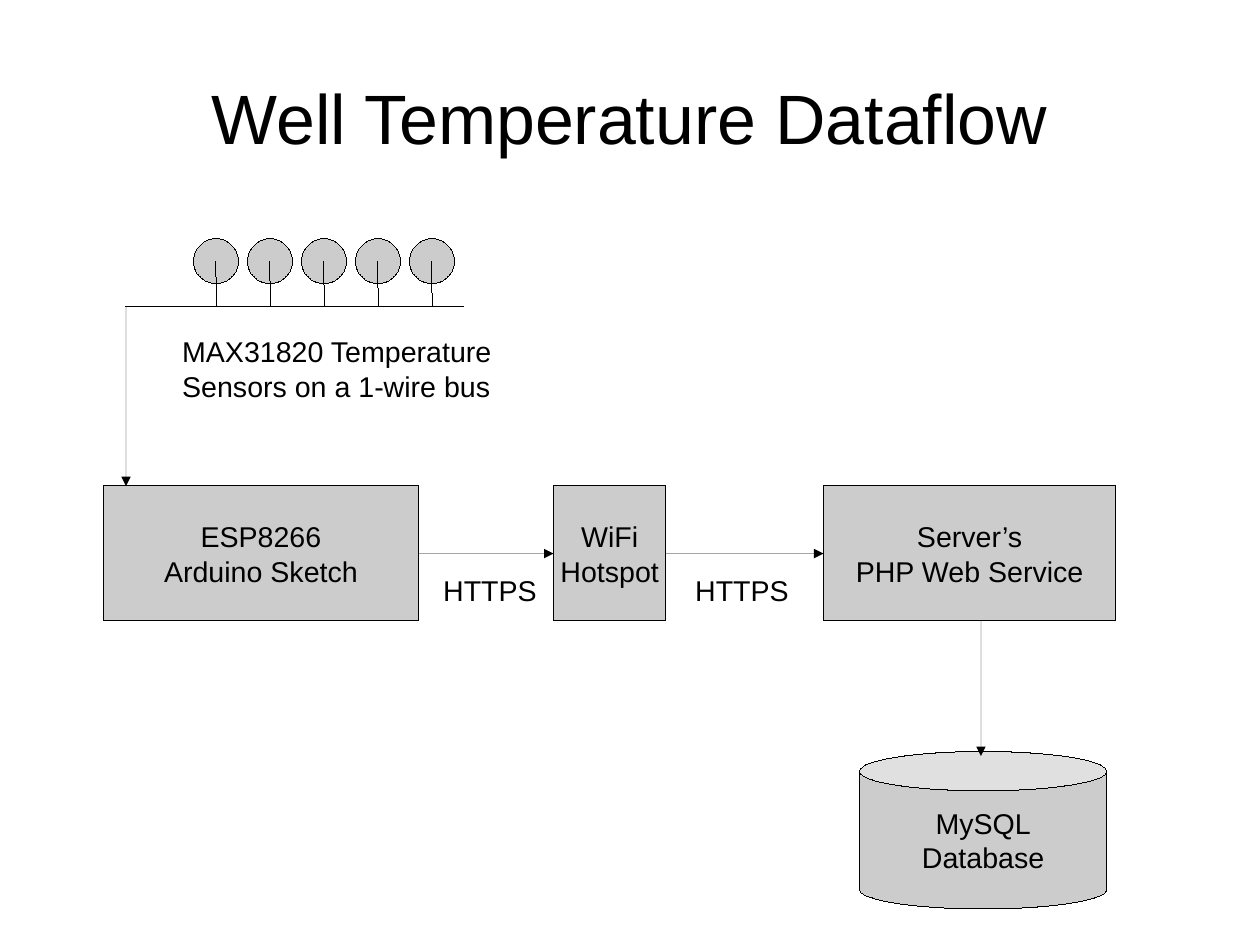
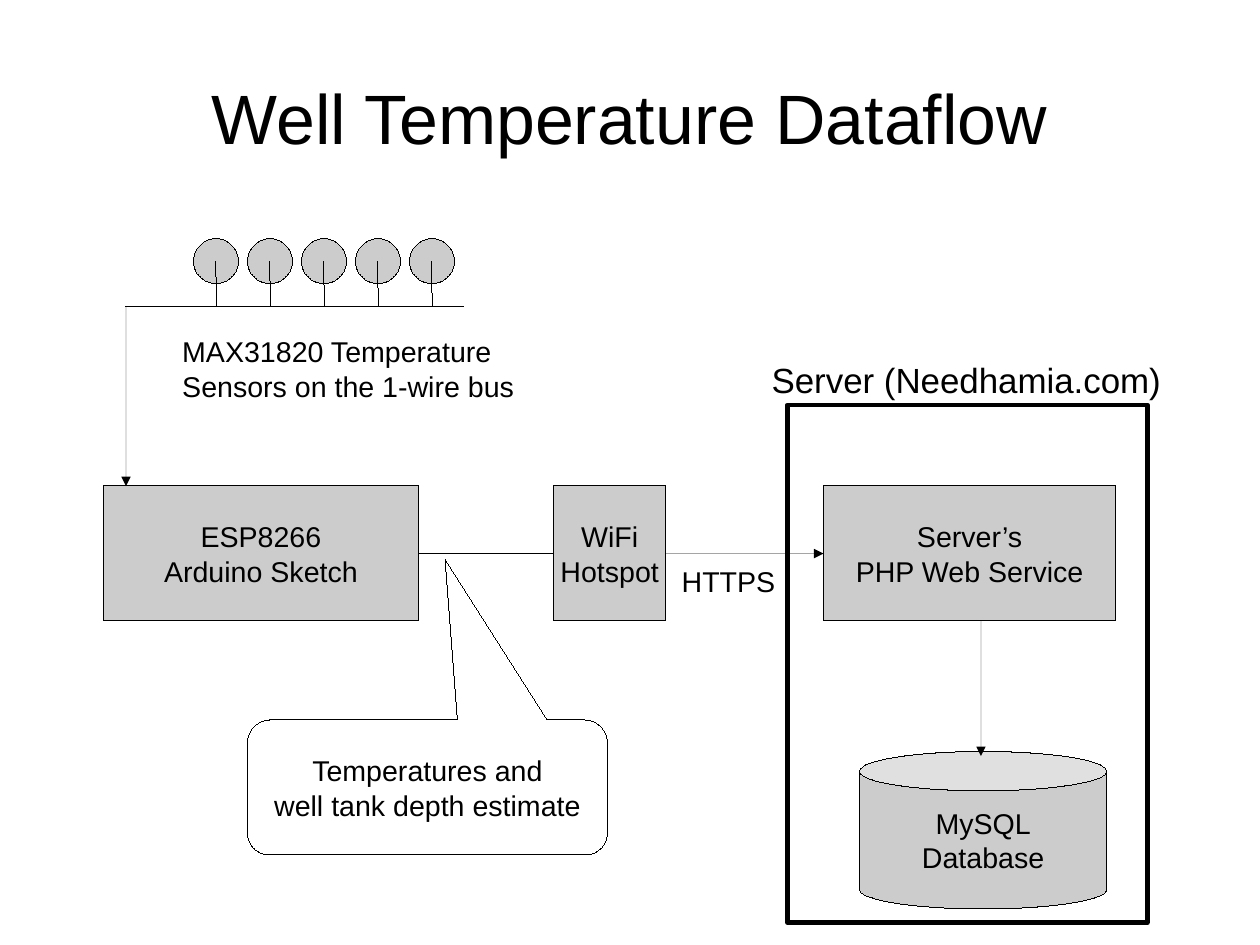
Before and after one commit to bneedhamia/WellDepthTemperature, a slide deck: slide 2 of diagrams.odp (slide 1 before the commit). Drawn at 1260x945 pixels with LibreOffice and Linux fonts; fonts in the diff are those of the drawing. Boxes give left, top, right and bottom in pixels: in the first picture for what was removed or moved away, otherwise in the second. Text is boxed around its words. In the diff, an @@ line names an element or a change of style, - is before the commit and + after.

```diff
--- a/diagrams.odp
+++ b/diagrams.odp
@@ text at (182,376,514,398): text changed @@
-Sensors on a 1-wire bus
+Sensors on the 1-wire bus
@@ text added at (772,367,1161,400), 22 pt, text #000000 @@
+Server (Needhamia.com)
@@ rectangle added at (788,405,1148,923), outline #000000 2.89 pt @@
@@ arrow (418, 553) - (553, 553): arrow to line @@
@@ text "HTTPS": place and size @@
-text "HTTPS" at (695,581,789,602)
+text "HTTPS" at (682,572,776,593)
@@ text removed at (443,581,537,602) @@
-HTTPS
@@ rounded speech box added at (248,720,608,855), outline #000000 0 pt, 18 pt, text #000000 @@
+Temperatures and
+well tank depth estimate
```
Also in this commit, not shown: 1 slide added, 1 other file.
